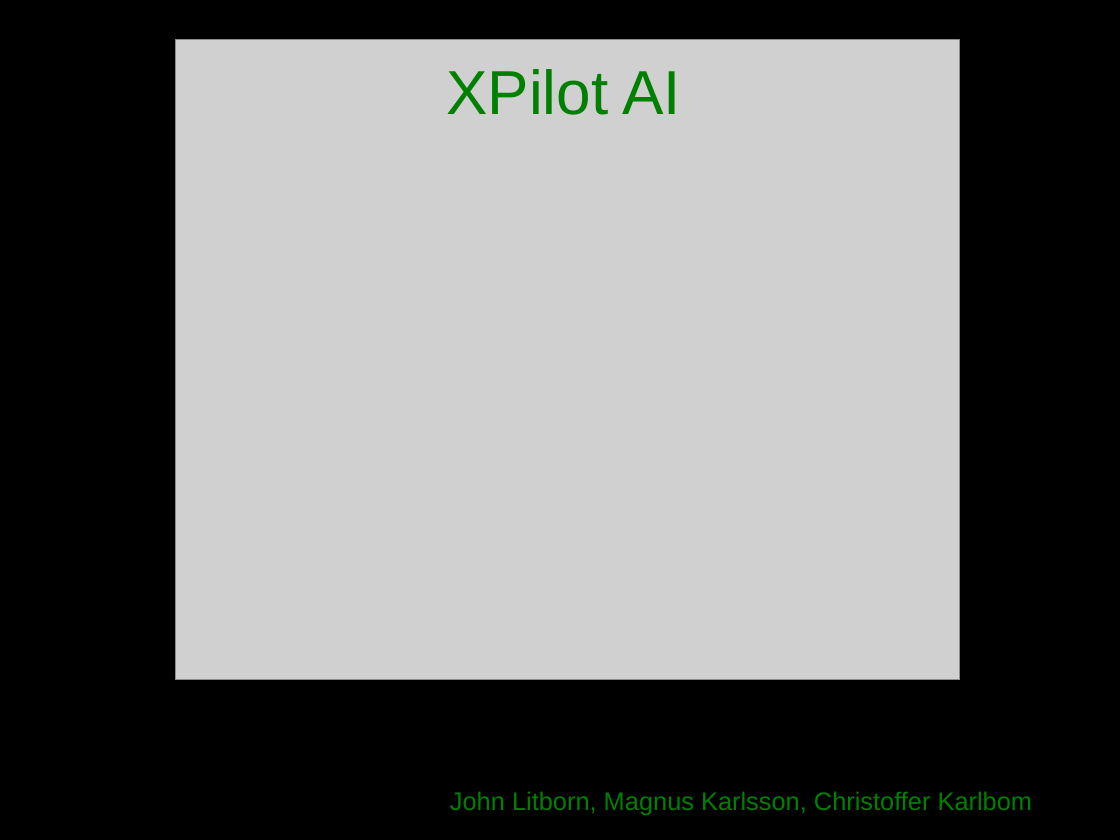
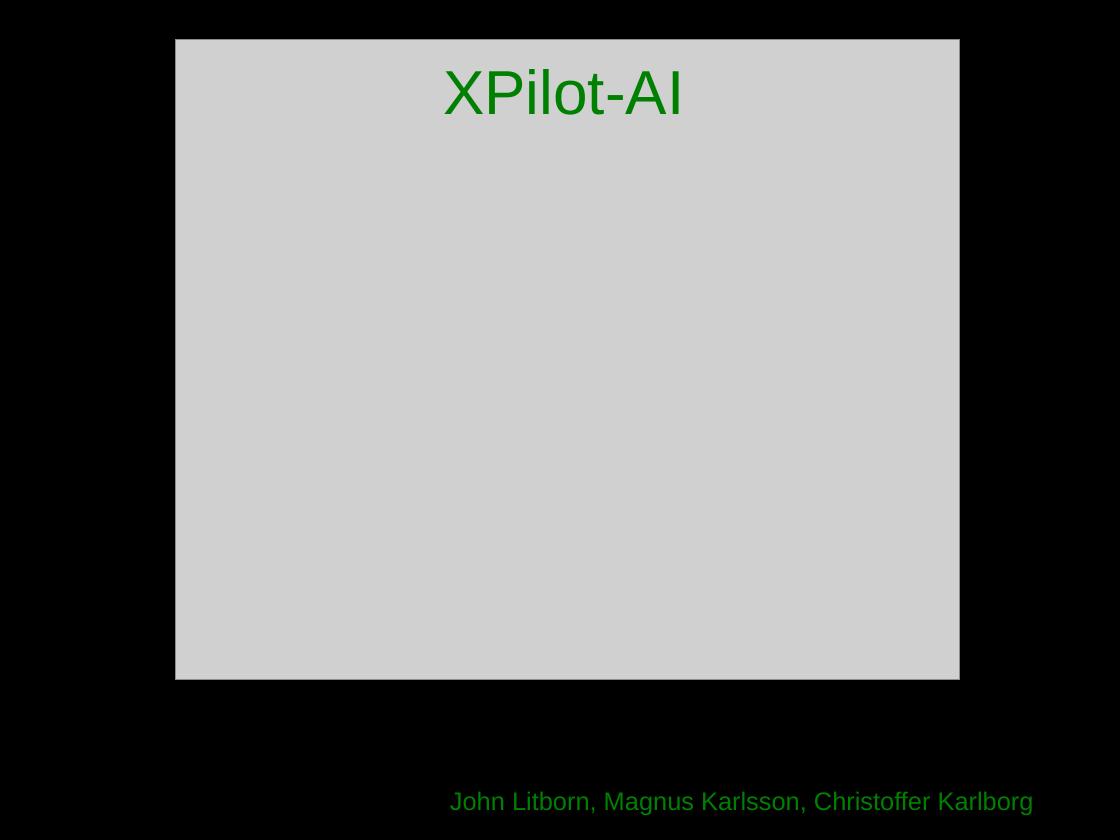
Before and after one commit to jakkdl/TDDD63-XPilot-AI, a slide deck: slide 1 of presentation.odp. Drawn at 1120x840 pixels with LibreOffice and Linux fonts; fonts in the diff are those of the drawing; grey boxes stand for pictures. Boxes give left, top, right and bottom in pixels: in the first picture for what was removed or moved away, otherwise in the second. Text is boxed around its words. In the diff, an @@ line names an element or a change of style, - is before the commit and + after.

```diff
--- a/presentation.odp
+++ b/presentation.odp
@@ title at box(443, 69, 684, 115): text changed @@
-XPilot AI
+XPilot-AI
@@ text at box(450, 791, 1034, 815): text changed @@
-John Litborn, Magnus Karlsson, Christoffer Karlbom
+John Litborn, Magnus Karlsson, Christoffer Karlborg
```
Also in this commit, not shown: 1 other slide changed, 2 slides added, 1 slide removed.
